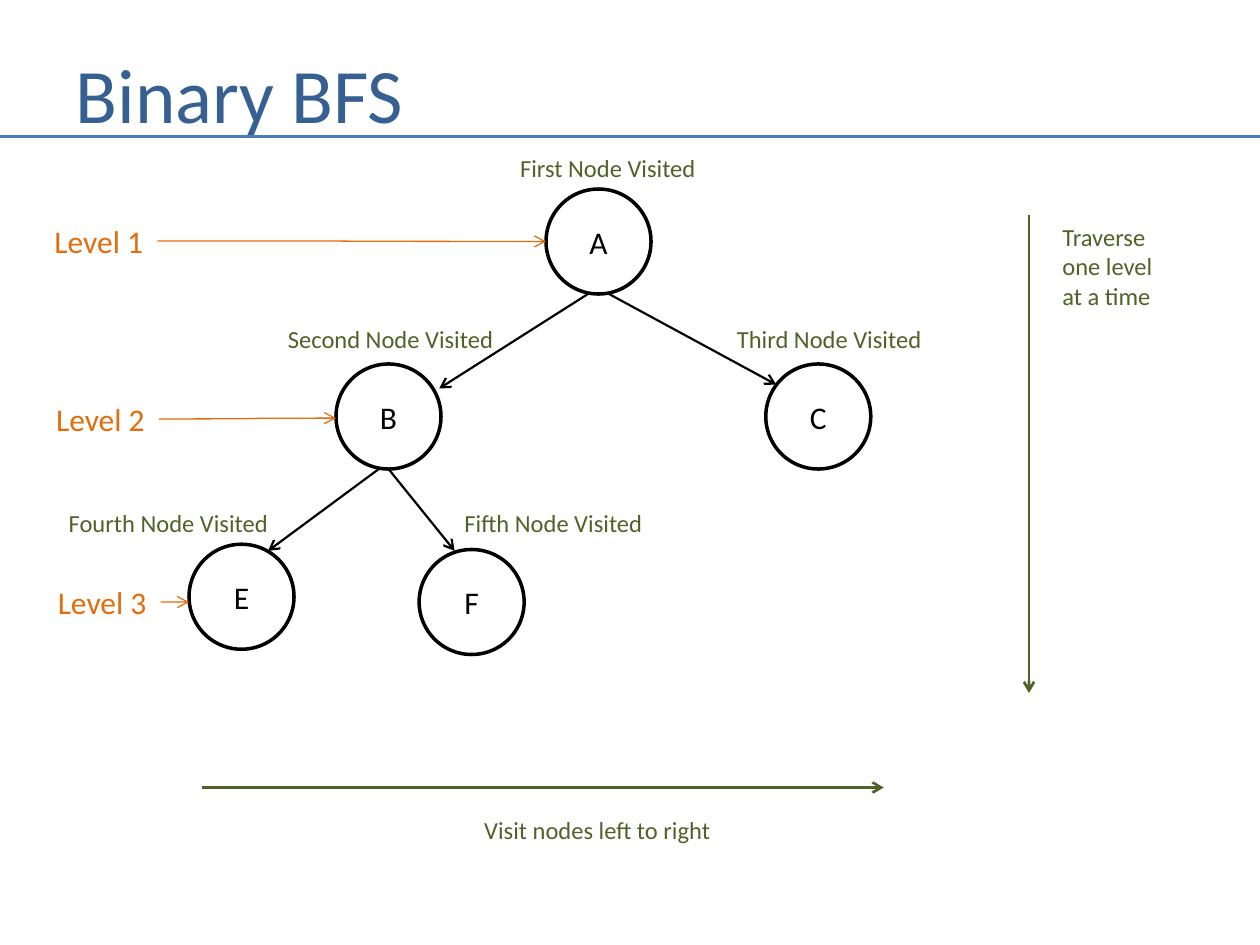
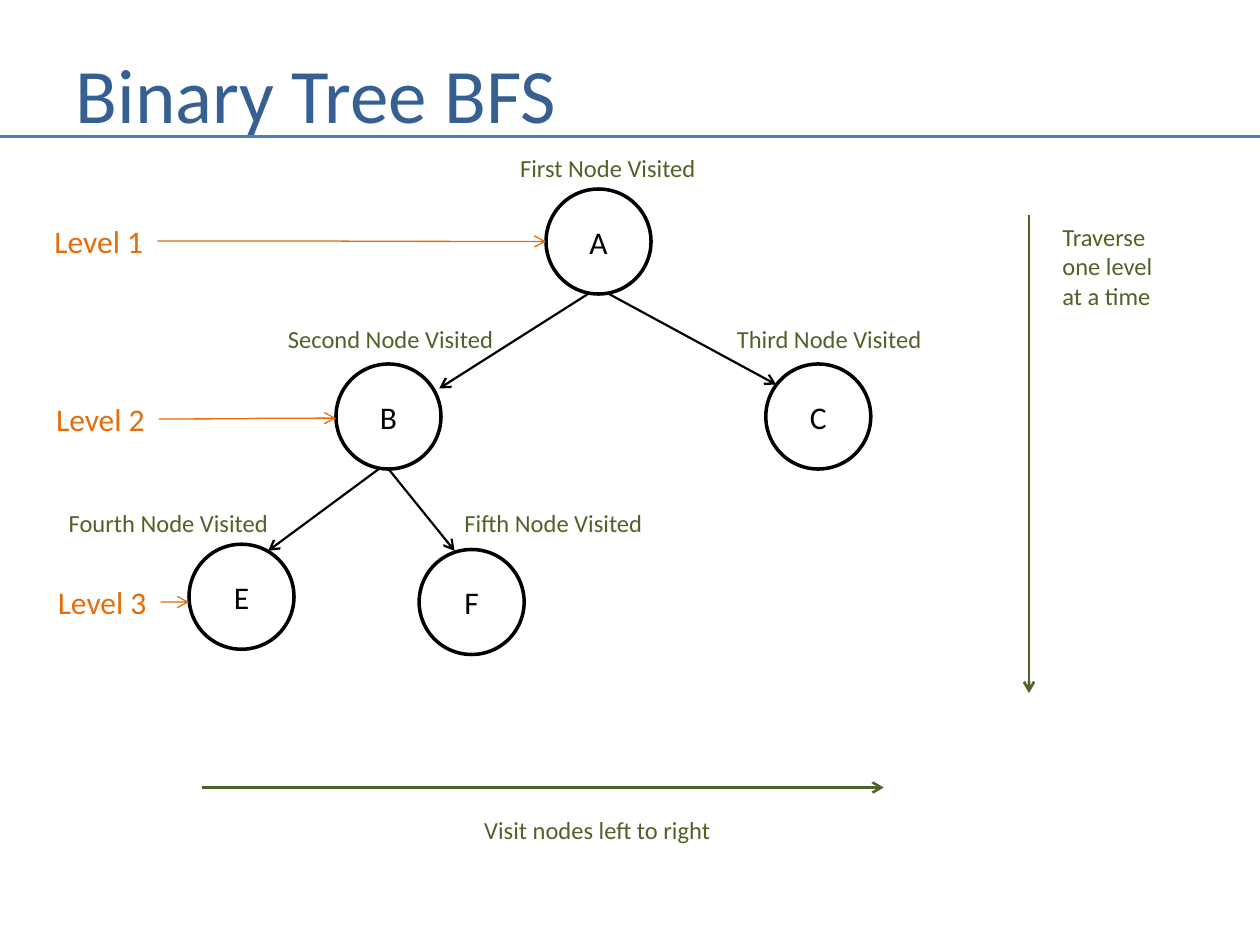
Before and after one commit to andrewferlitsch/Portland-Data-Science-Group, a slide deck: slide 9 of Presentations/AI - Graph Search.pptx. Drawn at 1260x945 pixels with LibreOffice and Linux fonts; fonts in the diff are those of the drawing. Boxes give left, top, right and bottom in pixels: in the first picture for what was removed or moved away, otherwise in the second. Text is boxed around its words. In the diff, an @@ line names an element or a change of style, - is before the commit and + after.

```diff
--- a/Presentations/AI - Graph Search.pptx
+++ b/Presentations/AI - Graph Search.pptx
@@ title at bbox=[76, 70, 555, 138]: text changed @@
-Binary BFS
+Binary Tree BFS
```
Also in this commit, not shown: 3 other slides changed, 1 other file.
